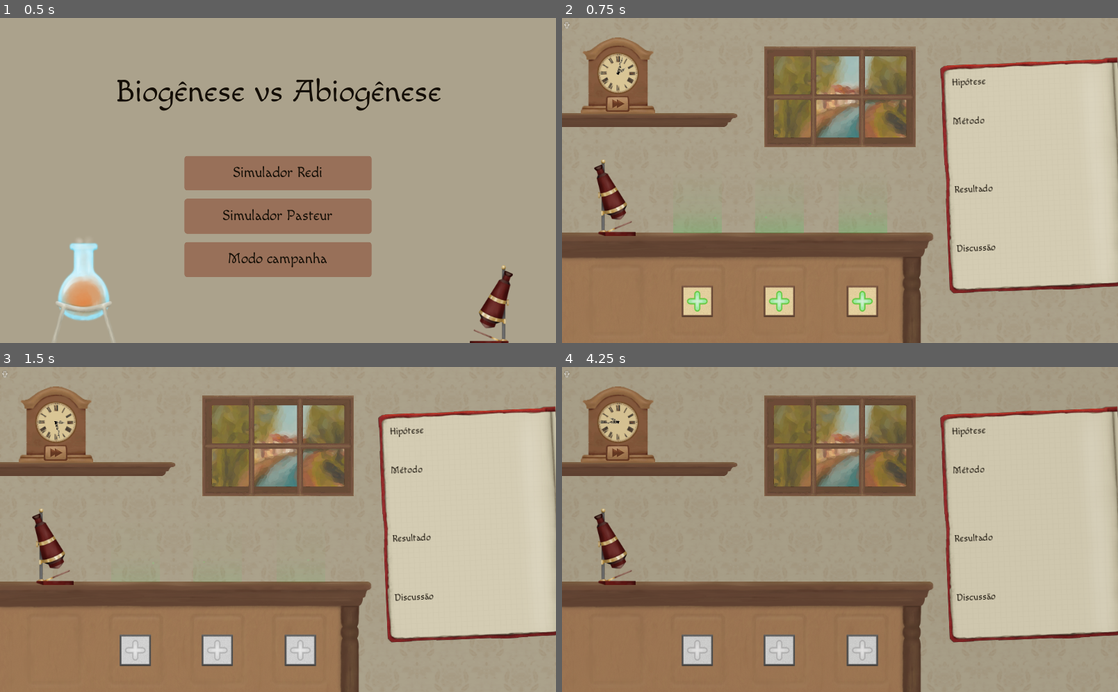
Above: before the commit, frames 1-4 (two rows, left to right).
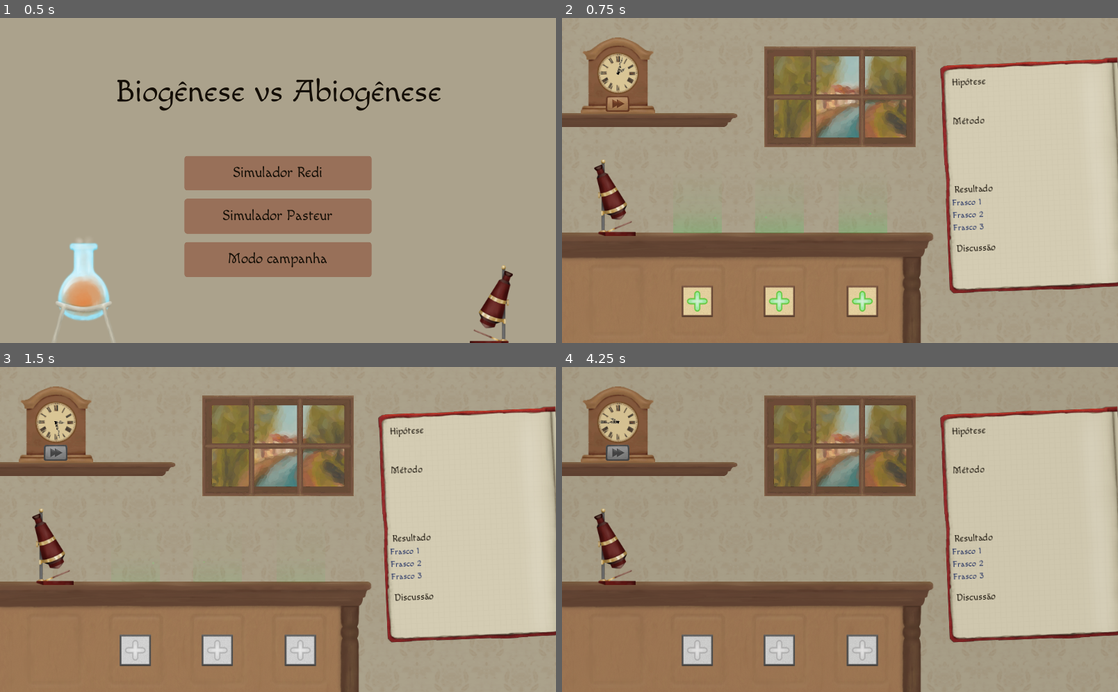
Above: after the commit, the same moments.

Repository: projetospix/Simulador-Biogenese
Game: Godot game, scene res://cenas/Menu Inicial.tscn
The game is run twice, just before and just after one commit, with the same random seed, the same clock (stepped at 60 frames per second) and the same inputs.
Inputs (mouse positions are in pixels of both pictures, inside the frame that each line leads up to):
- Up to frame 1 (0.5 s): no input
- Up to frame 2 (0.75 s): click "Simulador Pasteur" at 0.5 s
- Up to frame 3 (1.5 s): click (55, 451) at 1.25 s
- Up to frame 4 (4.25 s): move the mouse to (962, 513) at 2.02 s; move the mouse to (728, 545) at 2.77 s; move the mouse to (895, 458) at 3.52 s

Frame 1 is identical in both runs. In frame 2, 0.1% of the frame differs, in the area x 0-76%, y 1-66%; in frame 3, 0.4%; in frame 4, 0.4%.

Commit message:
Resultados

Diff:
--- a/cenas/Caderno.tscn
+++ b/cenas/Caderno.tscn
@@ -1,8 +1,9 @@
-[gd_scene load_steps=4 format=2]
+[gd_scene load_steps=5 format=2]
 
 [ext_resource path="res://cenas/Métodos/SequenciaFrasco.tscn" type="PackedScene" id=1]
 [ext_resource path="res://fontes-e-temas/renascença.tres" type="Theme" id=2]
 [ext_resource path="res://sprites/caderno.png" type="Texture" id=3]
+[ext_resource path="res://cenas/Resultados/SequenciaMicroscopio.tscn" type="PackedScene" id=4]
 
 [node name="Caderno" type="Node2D"]
 
@@ -66,6 +67,25 @@
 margin_bottom = 249.0
 text = "Resultado"
 
+[node name="VBoxContainer" type="VBoxContainer" parent="Control/Resultado"]
+margin_left = -5.0
+margin_top = 26.0
+margin_right = 299.0
+margin_bottom = 106.0
+
+[node name="Frasco 1" parent="Control/Resultado/VBoxContainer" instance=ExtResource( 4 )]
+margin_bottom = 20.0
+
+[node name="Frasco 2" parent="Control/Resultado/VBoxContainer" instance=ExtResource( 4 )]
+margin_top = 24.0
+margin_bottom = 44.0
+frasco = "Frasco 2"
+
+[node name="Frasco 3" parent="Control/Resultado/VBoxContainer" instance=ExtResource( 4 )]
+margin_top = 48.0
+margin_bottom = 68.0
+frasco = "Frasco 3"
+
 [node name="Discussao" type="Label" parent="Control"]
 margin_left = 15.0
 margin_top = 336.0
--- a/cenas/CenárioPasteur.tscn
+++ b/cenas/CenárioPasteur.tscn
@@ -1,8 +1,7 @@
-[gd_scene load_steps=24 format=2]
+[gd_scene load_steps=23 format=2]
 
 [ext_resource path="res://scripts/Microscopio.gd" type="Script" id=1]
 [ext_resource path="res://scripts/botoesGenerico.gd" type="Script" id=2]
-[ext_resource path="res://scripts/Label_Sequencia.gd" type="Script" id=3]
 [ext_resource path="res://cenas/Tempo.tscn" type="PackedScene" id=4]
 [ext_resource path="res://cenas/AdicionarFrasco.tscn" type="PackedScene" id=5]
 [ext_resource path="res://fontes-e-temas/renascença.tres" type="Theme" id=6]
@@ -76,14 +75,6 @@
 __meta__ = {
 "_edit_lock_": true
 }
-
-[node name="Sequência de Ação" type="Label" parent="."]
-margin_left = 4.0
-margin_top = 6.0
-margin_right = 132.0
-margin_bottom = 41.0
-text = "Sequência de Ações"
-script = ExtResource( 3 )
 
 [node name="Tempo" parent="." instance=ExtResource( 4 )]
 margin_left = 103.0
--- /dev/null
+++ b/cenas/Métodos/MetodoMicroscopio.tscn
@@ -0,0 +1,10 @@
+[gd_scene load_steps=2 format=2]
+
+[ext_resource path="res://cenas/BaseMetodo.tscn" type="PackedScene" id=1]
+
+[node name="TextureRect2" instance=ExtResource( 1 )]
+
+[node name="Identificador" type="Label" parent="." index="0"]
+margin_right = 40.0
+margin_bottom = 14.0
+text = "1"
--- a/cenas/Métodos/SequenciaFrasco.gd
+++ b/cenas/Métodos/SequenciaFrasco.gd
@@ -8,6 +8,7 @@
 var metodo_destampou = preload("res://cenas/Métodos/MétodoDestampou.tscn")
 var metodo_quebrou = preload("res://cenas/Métodos/MétodoQuebrou.tscn")
 var metodo_passou_o_tempo= preload("res://cenas/Métodos/MétodoPassouOTempo.tscn")
+var metodo_microscopio= preload("res://cenas/Métodos/MetodoMicroscopio.tscn")
 
 func _ready():
 	$"%Label".text = frasco
@@ -15,7 +16,7 @@
 
 
 func EscreverMetodo(nome_frasco):
-	if nome_frasco == frasco and len(Globais.Sequencia_Acao[frasco]) < 8:
+	if nome_frasco == frasco and len(Globais.Sequencia_Acao[frasco]) < 9:
 		var instancia = null
 		match Globais.Sequencia_Acao[frasco][-1]:
 			"Ferveu":
@@ -36,6 +37,10 @@
 			"Passou o Tempo":
 				instancia = metodo_passou_o_tempo.instance()
 				$Icones.add_child(instancia)
+			"Viu no Microscópio":
+				instancia = metodo_microscopio.instance()
+				instancia.get_child(0).text = str(len(Globais.Microscopio[frasco]))
+				$Icones.add_child(instancia)
 		var tween = create_tween()
 		tween.tween_property(instancia, "modulate", Color.white, 0.3).set_delay(0.2)
 
--- /dev/null
+++ b/cenas/Resultados/Resultado.tscn
@@ -0,0 +1,18 @@
+[gd_scene load_steps=2 format=2]
+
+[ext_resource path="res://cenas/Métodos/MetodoMicroscopio.tscn" type="PackedScene" id=1]
+
+[node name="HBoxContainer" type="HBoxContainer"]
+margin_right = 40.0
+margin_bottom = 40.0
+
+[node name="TextureRect2" parent="." instance=ExtResource( 1 )]
+margin_right = 25.0
+margin_bottom = 40.0
+
+[node name="Contaminado" type="Label" parent="."]
+margin_left = 29.0
+margin_top = 13.0
+margin_right = 131.0
+margin_bottom = 27.0
+text = "CONTAMINADO"
--- /dev/null
+++ b/cenas/Resultados/SequenciaMicroscopio.gd
@@ -0,0 +1,30 @@
+extends HBoxContainer
+
+export var frasco = "Frasco 1"
+
+var metodo_microscopio= preload("res://cenas/Métodos/MetodoMicroscopio.tscn")
+var resultado = preload("res://cenas/Resultados/Resultado.tscn")
+
+func InstanciaResultado(nome_frasco):
+	if nome_frasco == frasco:
+		var instancia = resultado.instance()
+		$Icones.add_child(instancia)
+
+func _ready():
+	$"%Label".text = frasco
+	#$"%Label".percent_visible = 0.0
+
+
+func LimpaIconesFrasco(nome_frasco):
+	if nome_frasco == frasco:
+		for icone in $Icones.get_children():
+			var tween = create_tween()
+			tween.tween_property(icone, "modulate", Color.transparent, 0.3)
+			tween.tween_callback(icone, "queue_free")
+		var tween = create_tween()
+		tween.tween_property($"%Label","percent_visible",0.0,0.3).set_delay(0.4)
+
+func AparecerFrasco(nome_frasco):
+	if nome_frasco == frasco:
+		var tween = create_tween()
+		tween.tween_property($"%Label","percent_visible",1.0,0.3).set_delay(0.3)
--- /dev/null
+++ b/cenas/Resultados/SequenciaMicroscopio.tscn
@@ -0,0 +1,31 @@
+[gd_scene load_steps=4 format=2]
+
+[ext_resource path="res://cenas/Resultados/SequenciaMicroscopio.gd" type="Script" id=1]
+[ext_resource path="res://fontes-e-temas/Macondo-Regular.ttf" type="DynamicFontData" id=2]
+
+[sub_resource type="DynamicFont" id=1]
+use_filter = true
+font_data = ExtResource( 2 )
+
+[node name="HBoxContainer" type="HBoxContainer" groups=["Resultados"]]
+margin_right = 304.0
+rect_pivot_offset = Vector2( -227, 16 )
+script = ExtResource( 1 )
+
+[node name="CenterContainer" type="CenterContainer" parent="."]
+margin_right = 90.0
+margin_bottom = 20.0
+
+[node name="Label" type="Label" parent="CenterContainer"]
+unique_name_in_owner = true
+margin_right = 90.0
+margin_bottom = 20.0
+custom_colors/font_color = Color( 0.0509804, 0.121569, 0.356863, 1 )
+custom_fonts/font = SubResource( 1 )
+text = "ESCAPEEEE"
+align = 1
+
+[node name="Icones" type="HBoxContainer" parent="."]
+margin_left = 94.0
+margin_right = 94.0
+margin_bottom = 20.0
--- a/cenas/Tempo.tscn
+++ b/cenas/Tempo.tscn
@@ -13,6 +13,7 @@
 [ext_resource path="res://sprites/botões/btn_tempo.png" type="Texture" id=11]
 [ext_resource path="res://sprites/botões/btn_tempo_hover.png" type="Texture" id=12]
 [ext_resource path="res://sprites/botões/btn_tempo_pressed.png" type="Texture" id=13]
+[ext_resource path="res://sprites/botões/btn_tempo_disabled.png" type="Texture" id=14]
 
 [sub_resource type="Animation" id=1]
 resource_name = "Passagem_Tempo"
@@ -126,6 +127,7 @@
 texture_normal = ExtResource( 11 )
 texture_pressed = ExtResource( 13 )
 texture_hover = ExtResource( 12 )
+texture_disabled = ExtResource( 14 )
 expand = true
 stretch_mode = 5
 script = ExtResource( 3 )
--- a/scripts/Frasco.gd
+++ b/scripts/Frasco.gd
@@ -12,6 +12,7 @@
 func _ready():
 	$NovoFX.emitting = true
 	Globais.Sequencia_Acao[nome_frasco] = []
+	Globais.Microscopio[nome_frasco] = []
 	Globais.Estado[nome_frasco] = true
 	$Sprites/Rolha.visible = false
 	$Sprites/SpriteFrasco.visible = true
@@ -92,6 +93,7 @@
 	instancia_adicionar.nome_frasco = self.nome_frasco
 	self.get_parent().add_child(instancia_adicionar)
 	Globais.Sequencia_Acao.erase(nome_frasco)
+	Globais.Microscopio.erase(nome_frasco)
 	get_tree().call_group('MetodosNoCaderno', 'LimpaIconesFrasco', nome_frasco)
 	queue_free()
 
@@ -123,8 +125,8 @@
 		Estado_Atual.contaminado = 'pré contaminado'
 
 # Função que desativa interações com o frasco após lotar os métodos
-func EscreverMetodo(nome_frasco_acao):
-	if nome_frasco == nome_frasco_acao and len(Globais.Sequencia_Acao[nome_frasco]) >= 8:
+func _process(delta):
+	if len(Globais.Sequencia_Acao[nome_frasco]) >= 8:
 		$Destampar.disabled = true
 		$Quebrar.disabled = true
 		$Destampar.disabled = true
--- a/scripts/Globais.gd
+++ b/scripts/Globais.gd
@@ -5,3 +5,7 @@
 var Estado = {
 
 }
+
+var Microscopio = {
+
+}
--- a/scripts/Label_Sequencia.gd
+++ /dev/null
@@ -1,6 +0,0 @@
-extends Label
-
-
-# warning-ignore:unused_argument
-func _process(delta):
-	self.text = str(Globais.Sequencia_Acao)
--- a/scripts/Microscopio.gd
+++ b/scripts/Microscopio.gd
@@ -58,5 +58,9 @@
 
 func MostrarResultado(frasco):
 	$"%EstadoFrasco".text = str(Globais.Estado[frasco])
+	Globais.Microscopio[frasco].append(Globais.Estado[frasco])
+	Globais.Sequencia_Acao[frasco].append('Viu no Microscópio')
+	get_tree().call_group('MetodosNoCaderno', 'EscreverMetodo', frasco)
+	get_tree().call_group('Resultados', 'InstanciaResultado', frasco)
 	$"%PopUp".popup_centered()
 	DesistirMicro()
Not shown: 1 places in cenas/Tempo.tscn that only renumber resources
Binary file added: sprites/botões/btn_tempo_disabled.png
Not shown, added: sprites/botões/btn_tempo_disabled.png.import
